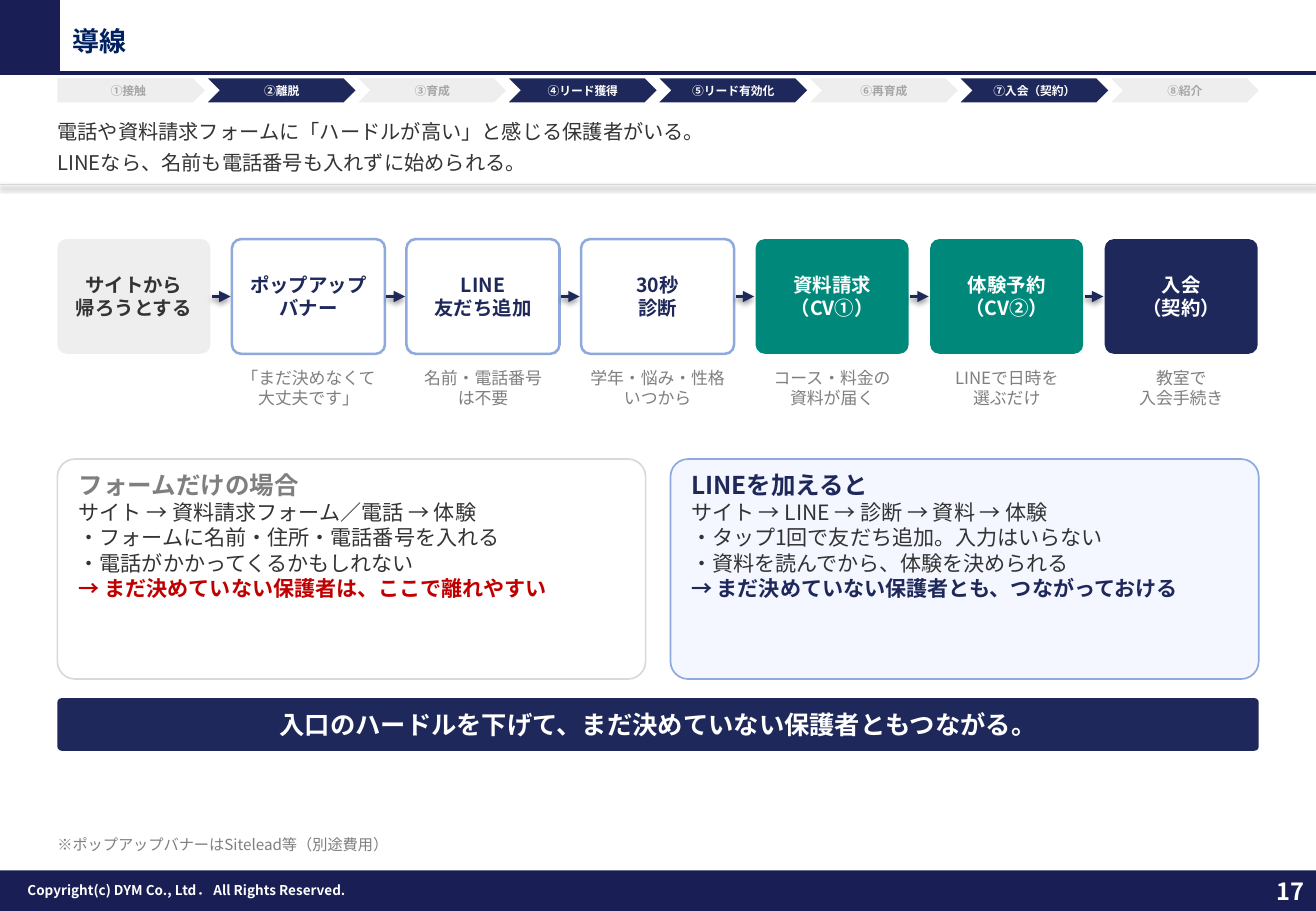
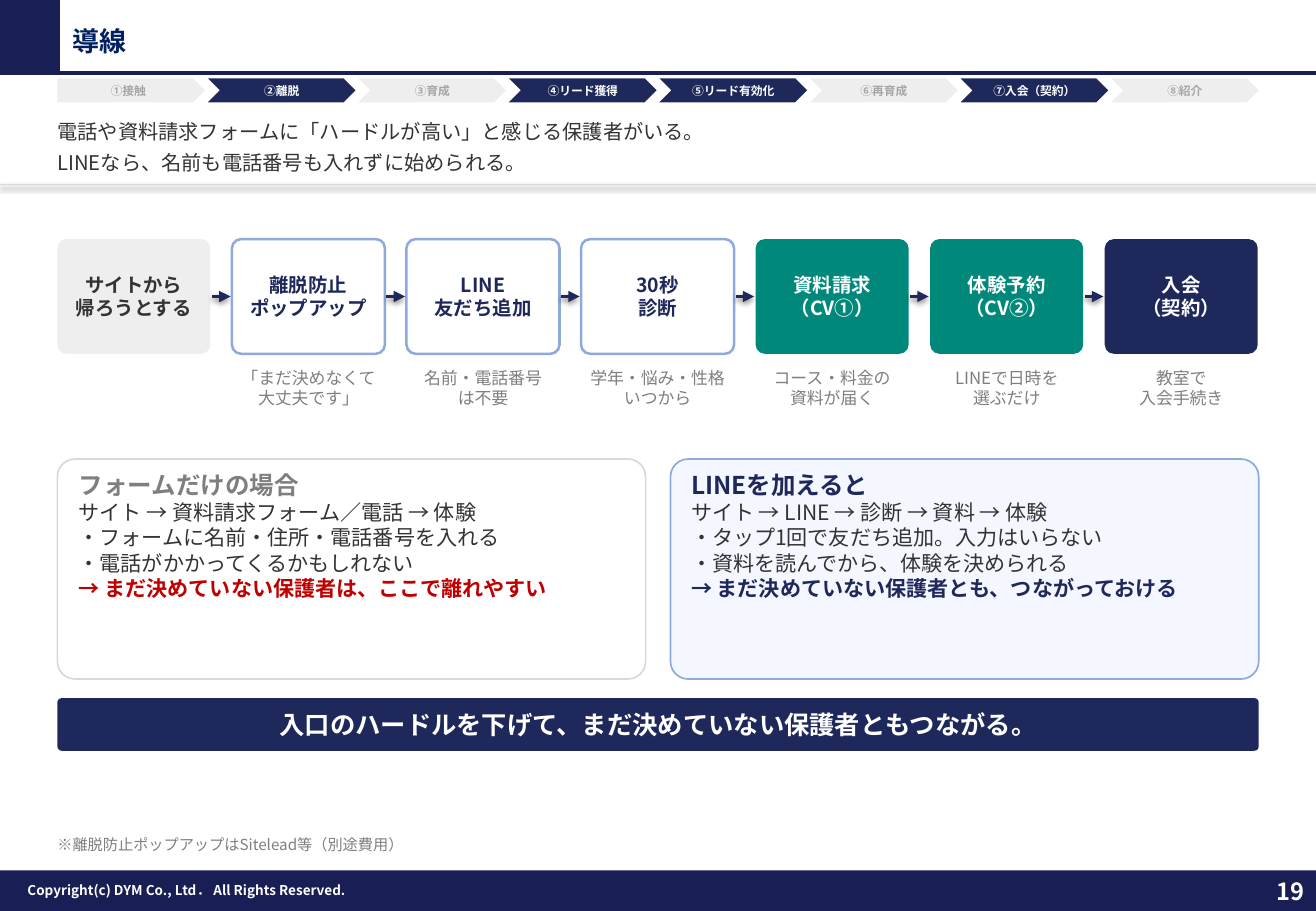
Before and after one commit to tonomura-r-dev/folder, a slide deck: slide 19 of 教育（塾）業界_LINE公式アカウント運用のご提案_新FMT版.pptx (slide 17 before the commit). Drawn at 1316x911 pixels with LibreOffice and Linux fonts; fonts in the diff are those of the drawing; background and template pictures are left out. Boxes give left, top, right and bottom in pixels: in the first picture for what was removed or moved away, otherwise in the second. Text is boxed around its words. In the diff, an @@ line names an element or a change of style, - is before the commit and + after.

```diff
--- a/教育（塾）業界_LINE公式アカウント運用のご提案_新FMT版.pptx
+++ b/教育（塾）業界_LINE公式アカウント運用のご提案_新FMT版.pptx
@@ text in rounded rectangle at box(270, 275, 348, 294): paragraph added @@
+離脱防止
@@ text in rounded rectangle at box(279, 299, 337, 316): paragraph removed @@
-バナー
@@ text at box(57, 837, 403, 851): text changed @@
-※ポップアップバナーはSitelead等（別途費用）
+※離脱防止ポップアップはSitelead等（別途費用）
@@ page number at box(1276, 882, 1304, 901): text changed @@
-17
+19
```
Also in this commit, not shown: 35 other slides changed, 20 slides added, 4 slides removed, 4 other files.
